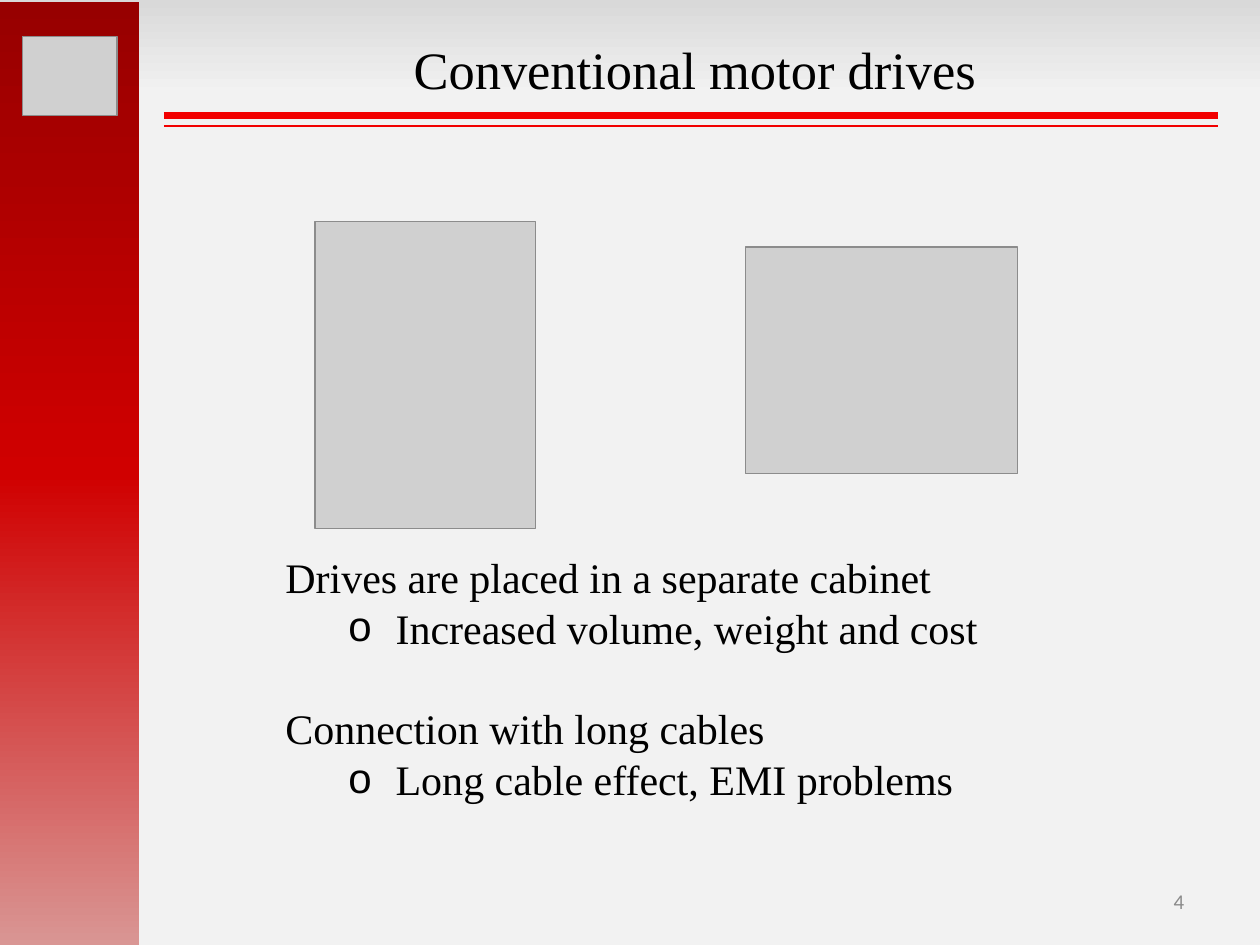
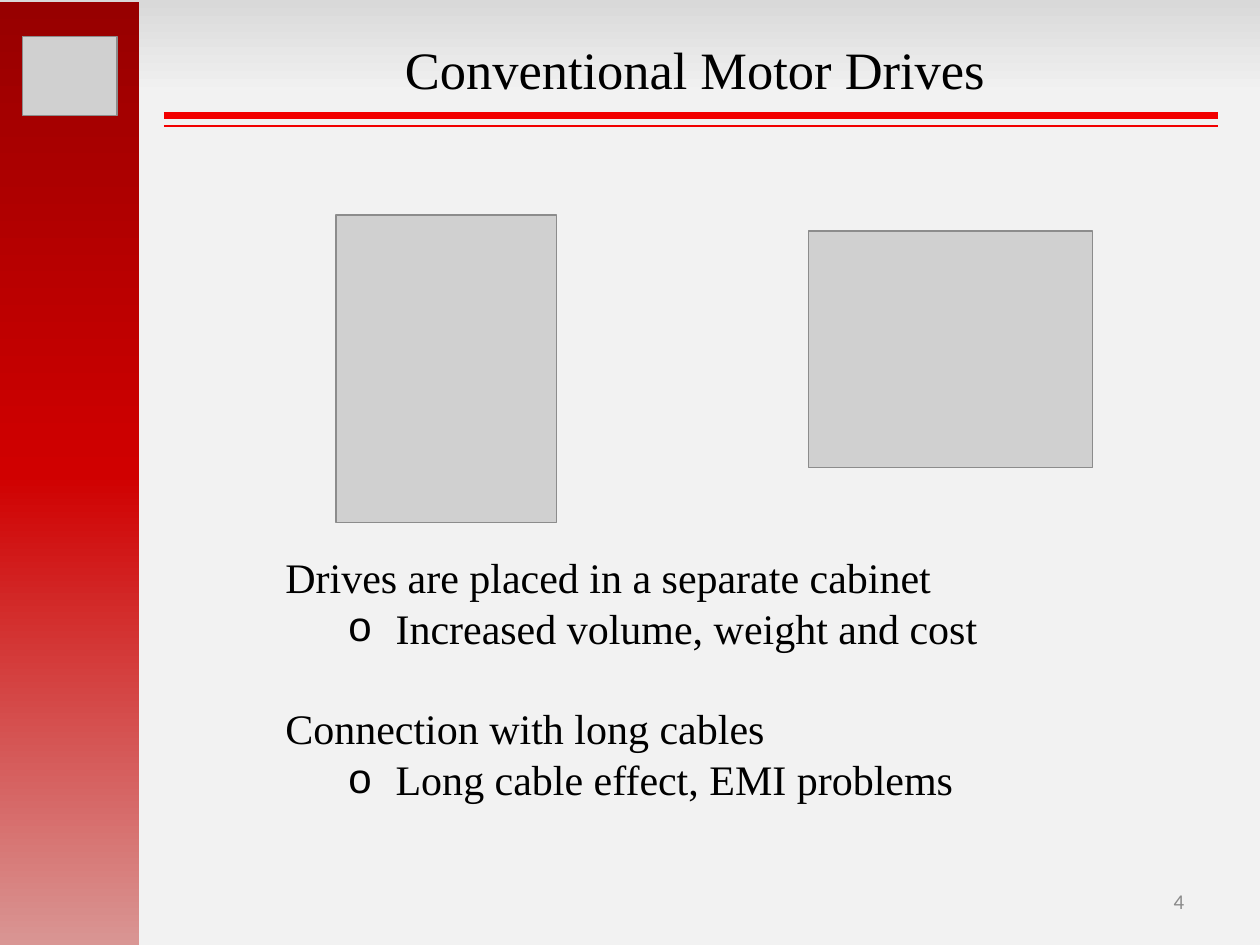
Before and after one commit to hakanpolat/IMMD, a slide deck: slide 4 of GRW2017/sunum/GRW2017_MesutUğur.pptx. Drawn at 1260x945 pixels with LibreOffice and Linux fonts; fonts in the diff are those of the drawing; grey boxes stand for pictures. Boxes give left, top, right and bottom in pixels: in the first picture for what was removed or moved away, otherwise in the second. Text is boxed around its words. In the diff, an @@ line names an element or a change of style, - is before the commit and + after.

```diff
--- a/GRW2017/sunum/GRW2017_MesutUğur.pptx
+++ b/GRW2017/sunum/GRW2017_MesutUğur.pptx
@@ text at [405,52,985,90]: text changed @@
-Conventional motor drives
+Conventional Motor Drives
@@ picture: place and size @@
-picture at [315,222,536,529]
+picture at [336,215,557,523]
@@ picture: place and size @@
-picture at [746,247,1018,474]
+picture at [809,231,1092,467]
```
Also in this commit, not shown: 7 other slides changed, 6 slides added, 33 other files.
